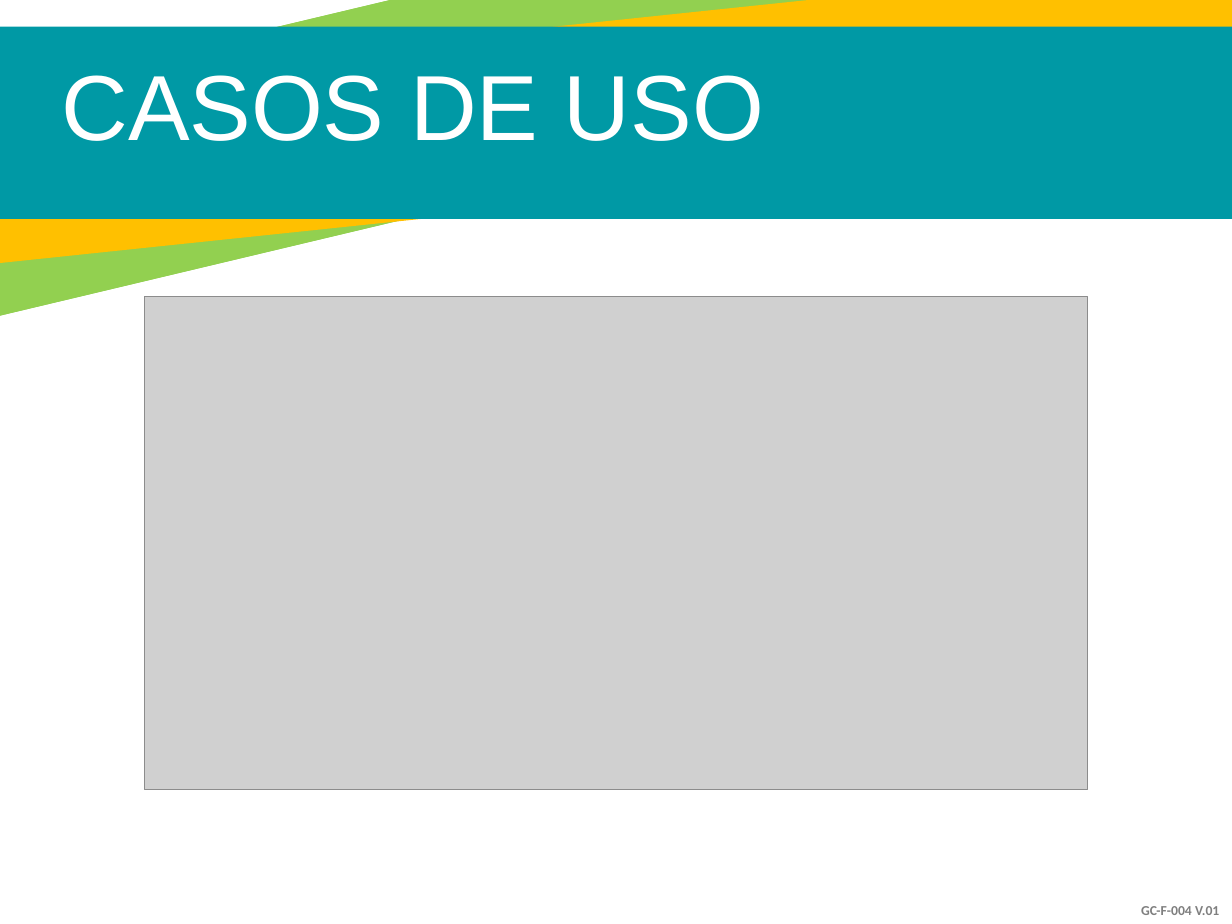
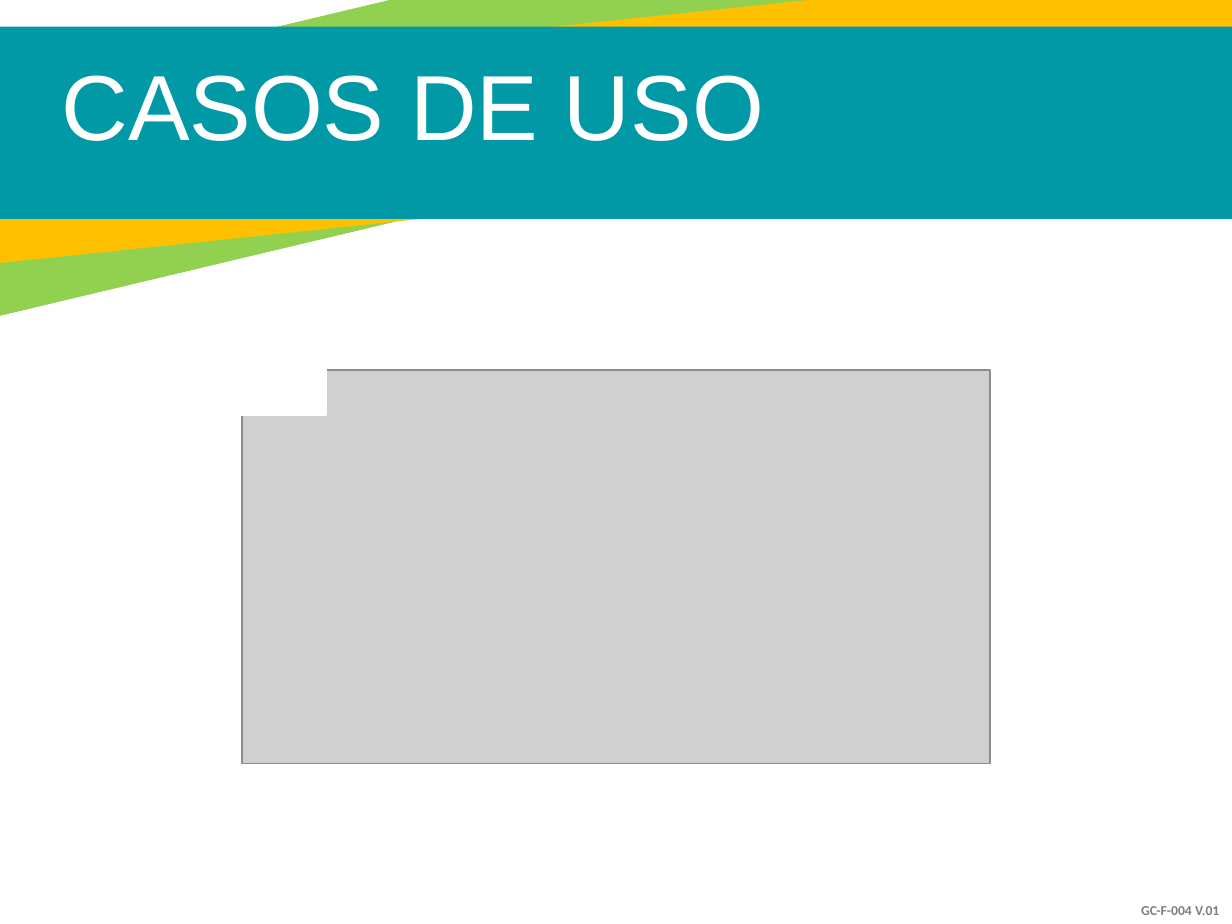
Before and after one commit to Dashell2514/AseoMatic, a slide deck: slide 23 of Documentation/AseoMatic.pptx. Drawn at 1232x924 pixels with LibreOffice and Linux fonts; fonts in the diff are those of the drawing; grey boxes stand for pictures. Boxes give left, top, right and bottom in pixels: in the first picture for what was removed or moved away, otherwise in the second. Text is boxed around its words. In the diff, an @@ line names an element or a change of style, - is before the commit and + after.

```diff
--- a/Documentation/AseoMatic.pptx
+++ b/Documentation/AseoMatic.pptx
@@ rectangle added at [193, 339, 325, 415], fill #FFFFFF, outline #FFFFFF 2 pt @@
@@ picture: place and size @@
-picture at [144, 296, 1088, 788]
+picture at [241, 370, 989, 764]
```
Also in this commit, not shown: 14 other slides changed, 1 slide added, 1 slide removed, 29 other files.
